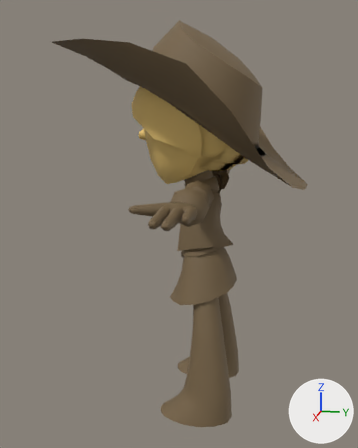
An edit to the FBX model Under the Bridge/Assets/3D/Characters/Wyatt.fbx, drawn before and after from the same camera.
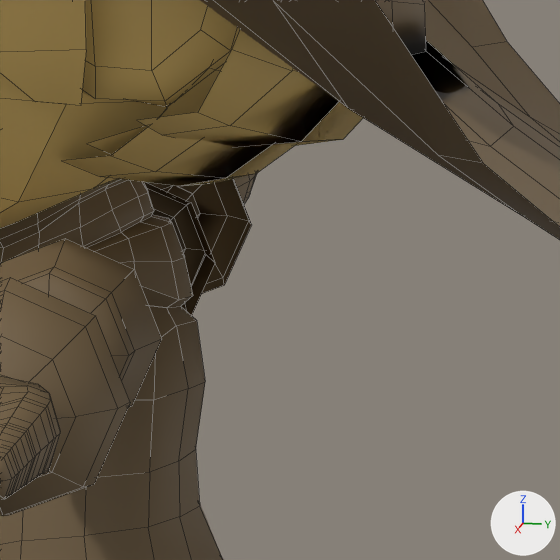
Each version appears first whole from a 50 mm camera at (0.844, 0.125, 0.532) aimed at (0.007, -0.043, 0.323), and next in a close-up on the part from 52% to 79% of the width and 31% to 52% of the height. Every picture has the same lights, and +X, +Y and +Z are marked at lower right. The close-ups show mesh edges as thin lines. Where no turn or scale is listed for an object, it has been applied to the vertices. Vertices at the same position are counted once.

The first close-up shows 'Cloth', 'Geo'.
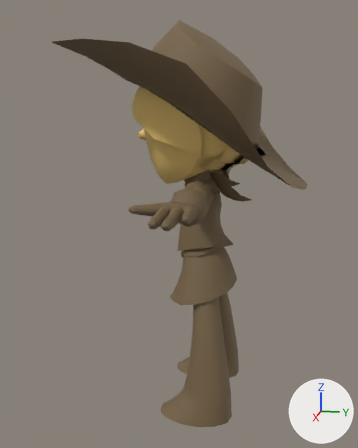
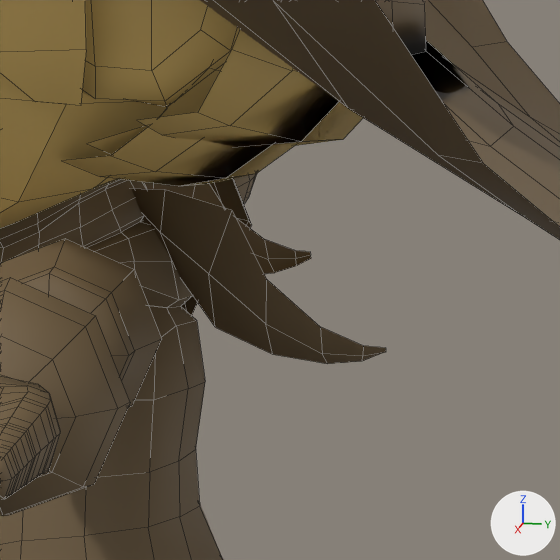
Location of each change, [x1, y1, x2, y2] in pixels of the close-ups (560 x 560 px):
'Cloth', reshaped: before [0, 306, 224, 560]; after [0, 182, 386, 560]
part 1 of me_cloth, added (brown): after [132, 189, 386, 364]
part 2 of me_cloth, added (brown): after [144, 182, 311, 274]

What changed in the scene script:
```text
Change me_cloth:
    used by ob_cloth; location = (0.0, 0.0, 0.0)
    remove me_cloth.from_pydata(...)  # 225 vertices, 176 faces; spans x -0.077..0.077, y -0.106..0.061, z 0.186..0.51
    add me_cloth.from_pydata(...)  # 265 vertices, 200 faces; spans x -0.077..0.077, y -0.059..0.085, z 0.186..0.419
    me_cloth part 1: a new loose piece of 21 vertices spanning x -0.003..0.045, y 0.008..0.085, z 0.371..0.419, in mat_body (brown #776346)
    me_cloth part 2: a new loose piece of 21 vertices spanning x -0.041..-0.004, y 0.006..0.059, z 0.386..0.418, in mat_body (brown #776346)
```
